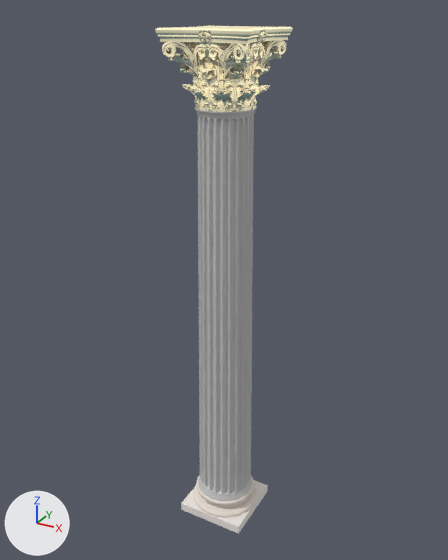
Two versions of the Blender file src/assets/models/asklepieion_saeule_lores.blend, one commit apart.
Camera for both pictures: a camera (50 mm lens) standing at (3.77, -6.9, 7.4) and looking at (-0.08, 0.1, 3.9). The lights are fixed; the arrows at lower left show +X, +Y and +Z. Mesh edges are drawn as thin lines on the coarser meshes.
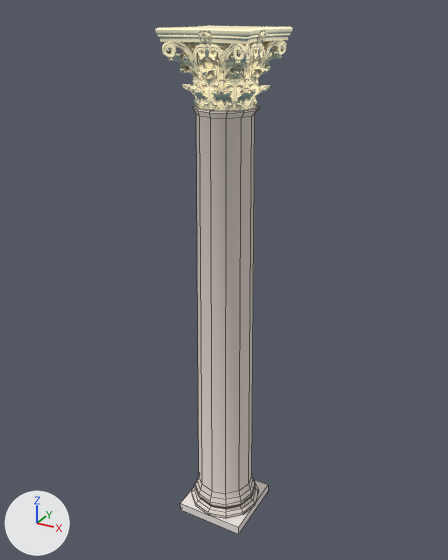
Location of each change, [x1, y1, x2, y2] in pixels of the pictures (448 x 560 px):
'BezierCircle.001', added
    after: [180, 105, 268, 534]
    faces in mat_material_002 (white #e7ddd3): [193, 105, 260, 507]
    faces in mat_phong1 (white #eee7e3): [180, 480, 268, 534]
    faces in mat_material (white #e7ddd3): [192, 480, 259, 518]
    faces in mat_material_001 (white #e7ddd3): [195, 488, 256, 516]
'Mesh.001', unchanged, covered by the edit
    before: [195, 106, 257, 501]
'BezierCircle', unchanged, covered by the edit
    before: [193, 476, 257, 517]
'pCube1', unchanged, covered by the edit
    before: [181, 480, 268, 534]

What changed in the scene script:
```text
Add me_mesh_002:
    me_mesh_002.from_pydata(...)  # 212 vertices, 198 faces; spans x -0.54..0.54, y -0.54..0.54, z 0.03..6.29
    # faces by material slot: [43, 53, 96, 6]
    me_mesh_002.materials.append(mat_material)  # white #e7ddd3
    me_mesh_002.materials.append(mat_material_001)  # white #e7ddd3
    me_mesh_002.materials.append(mat_material_002)  # white #e7ddd3
    me_mesh_002.materials.append(mat_phong1)  # white #eee7e3
Add ob_beziercircle_001:
    ob_beziercircle_001 = bpy.data.objects.new('BezierCircle.001', me_mesh_002)
    ob_beziercircle_001.location = (0.0, 0.0, 0.0)
```
